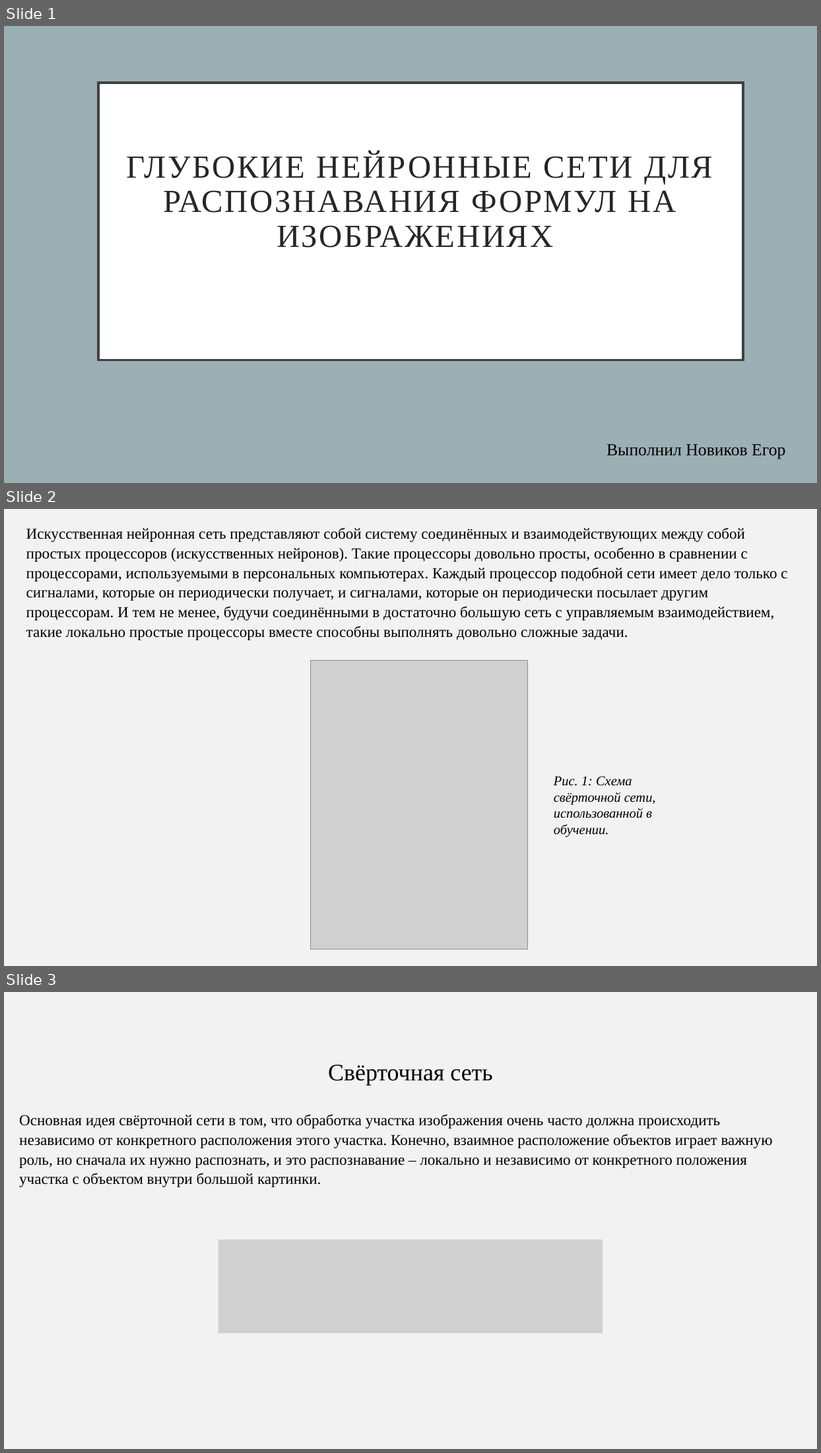
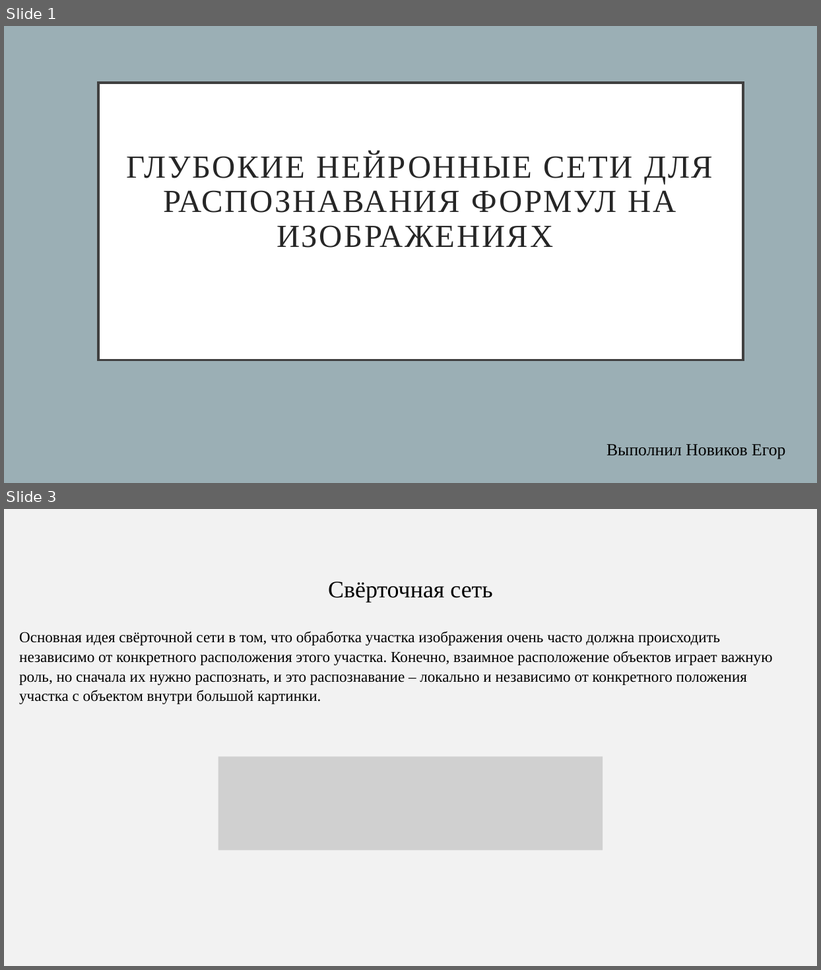
Before and after one commit to agoiga/rabota, a slide deck: Diplom.pptx. Shown one above the other, each under a label of ours: slides 1, 2 and 3 before the commit, slides 1 and 3 after it; the slides between them are not shown. The pictures are 821x1453 and 821x970 pixels, drawn with LibreOffice and Linux fonts; fonts in the diff are those of the drawing; grey boxes stand for pictures. Boxes give left, top, right and bottom in pixels: in the first picture for what was removed or moved away, otherwise in the second. Text is boxed around its words. In the diff, an @@ line names an element or a change of style, - is before the commit and + after.

```diff
--- a/Diplom.pptx
+++ b/Diplom.pptx
@@ slide 2 removed at bbox=[4, 509, 817, 966], background #F2F2F2 @@
@@ text removed at bbox=[26, 527, 787, 640] @@
-Искусственная нейронная сеть представляют собой систему соединённых и взаимодействующих между собой простых процессоров (искусственных нейронов). Такие процессоры довольно просты, особенно в сравнении с процессорами, используемыми в персональных компьютерах. Каждый процессор подобной сети имеет дело только с сигналами, которые он периодически получает, и сигналами, которые он периодически посылает другим процессорам. И тем не менее, будучи соединёнными в достаточно большую сеть с управляемым взаимодействием, такие локально простые процессоры вместе способны выполнять довольно сложные задачи.
@@ picture removed at bbox=[311, 660, 528, 950] @@
@@ text removed at bbox=[554, 776, 656, 838] @@
-Рис. 1: Схема свёрточной сети, использованной в обучении.
```
Also in this commit, not shown: 4 slides changed, 5 slides added.
